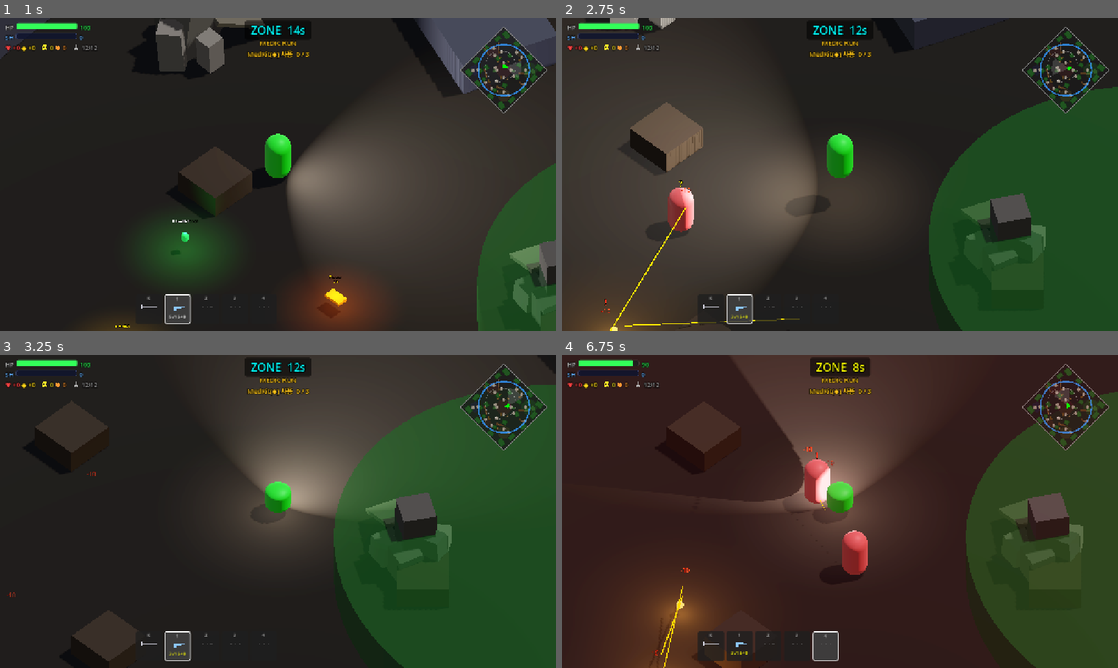
Above: before the commit, frames 1-4 (two rows, left to right).
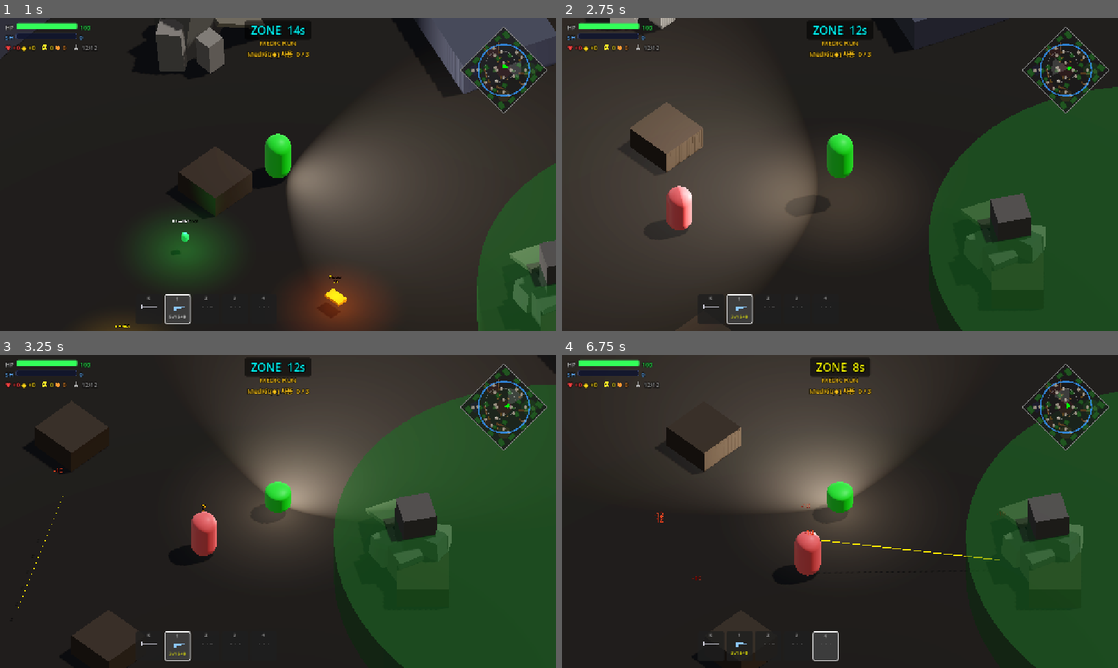
Above: after the commit, the same moments.

Repository: Kyulhee/battle-capsule
Game: Godot game, scene res://src/Main.tscn
Same seed, same stepped clock (60 frames per second), same inputs: the game is played once before the commit and once after it.
Inputs (mouse positions are in pixels of both pictures, inside the frame that each line leads up to):
- Up to frame 1 (1 s): click "START MATCH" at 0.5 s
- Up to frame 2 (2.75 s): tap Enter at 1.25 s; move the mouse to (962, 158) at 1.27 s; press the mouse at (962, 158) at 1.28 s; hold D (ui_right) 1.28-2.03 s; tap Space at 1.52, 2.27 s; move the mouse to (728, 190) at 2.02 s; release the mouse at (728, 190) at 2.03 s; hold S (ui_down) from 2.03 s (still down); tap Q (heal) at 2.1 s
- Up to frame 3 (3.25 s): move the mouse to (333, 442) at 2.77 s; release S (ui_down) at 2.78 s; hold D (ui_right) from 2.78 s (still down); tap C at 2.85 s
- Up to frame 4 (6.75 s): move the mouse to (812, 574) at 3.52 s; release D (ui_right) at 3.53 s; hold W (ui_up) 3.53-4.28 s; tap 0 at 3.6 s; click (812, 574) at 3.67 s; tap Space at 3.77, 4.52, 5.27 s; move the mouse to (1006, 558) at 4.27 s; hold A (ui_left) 4.28-5.78 s; tap 1 at 4.35 s; move the mouse to (673, 464) at 5.02 s; tap 2 at 5.1 s; move the mouse to (867, 511) at 5.77 s; hold S (ui_down) 5.78-6.53 s; tap 3 at 5.85 s; click (867, 511) at 5.92 s; move the mouse to (756, 433) at 6.52 s; hold D (ui_right) from 6.53 s (still down); tap 4 at 6.6 s

Frame 1 is identical in both runs. In frame 2, 1.5% of the frame differs, in the area x 0-43%, y 51-100%; in frame 3, 0.6%; in frame 4, 17%, in the area x 3-80%, y 1-100%.

Commit message:
fix: IDLE 봇 발소리 감지 후 회전이 느린 문제
_scan_alert 플래그 추가 — 발소리로 방향이 지정될 때 전속 회전,
일반 아이들 스캔은 기존 0.5x 유지. 목표 방향 도달 시 플래그 해제.
기존 0.5x 슬로우 회전 때문에 FOV 체크를 통과하지 못해 탐지 딜레이가
reaction_delay 위에 0.5s 추가로 붙던 문제 해결.

Co-Authored-By: Claude Sonnet 4.6 <noreply@anthropic.com>

Diff:
--- a/src/entities/bot/Bot.gd
+++ b/src/entities/bot/Bot.gd
@@ -39,6 +39,7 @@
 var _combat_loot_radius: float = 15.0
 var _scan_interval_max: float = 3.0  # idle scan max interval — difficulty-scaled
 var _scan_phase: int = 0             # cycles: right flank → left flank → random
+var _scan_alert: bool = false        # true when sound/event set scan_target; use full rotation speed
 
 # Stuck detection
 var _stuck_timer: float = 0.0
@@ -241,7 +242,12 @@
 			0: scan_target_rotation = rotation.y + randf_range(PI * 0.3, PI * 0.8)
 			1: scan_target_rotation = rotation.y - randf_range(PI * 0.3, PI * 0.8)
 			_: scan_target_rotation = rotation.y + randf_range(-PI, PI)
-	rotation.y = lerp_angle(rotation.y, scan_target_rotation, stats.rotation_speed * 0.5 * delta)
+	# Alert rotation (sound-triggered): full speed. Normal scan: half speed.
+	var rot_speed = stats.rotation_speed if _scan_alert else stats.rotation_speed * 0.5
+	rotation.y = lerp_angle(rotation.y, scan_target_rotation, rot_speed * delta)
+	# Clear alert once roughly facing the target direction
+	if _scan_alert and abs(angle_difference(rotation.y, scan_target_rotation)) < 0.15:
+		_scan_alert = false
 
 	var nearest_enemy = _find_nearest_target()
 	if nearest_enemy:
@@ -639,10 +645,11 @@
 		if not perception_meters.has(actor): perception_meters[actor] = 0.0
 		perception_meters[actor] = min(perception_meters[actor] + 0.4, 0.85)
 		last_known_target_pos = actor.global_position
-		# Turn idle bots toward the sound source so perception can build naturally
+		# Snap idle bots toward sound source at full rotation speed
 		if current_state == State.IDLE:
 			var dir_to = (actor.global_position - global_position).normalized()
 			scan_target_rotation = atan2(dir_to.x, dir_to.z) + PI
+			_scan_alert = true
 
 # ─── LOOT PRIORITY ────────────────────────────────────────────────────────────
 # Scores each pickup by distance, then adjusts priority based on current need.
